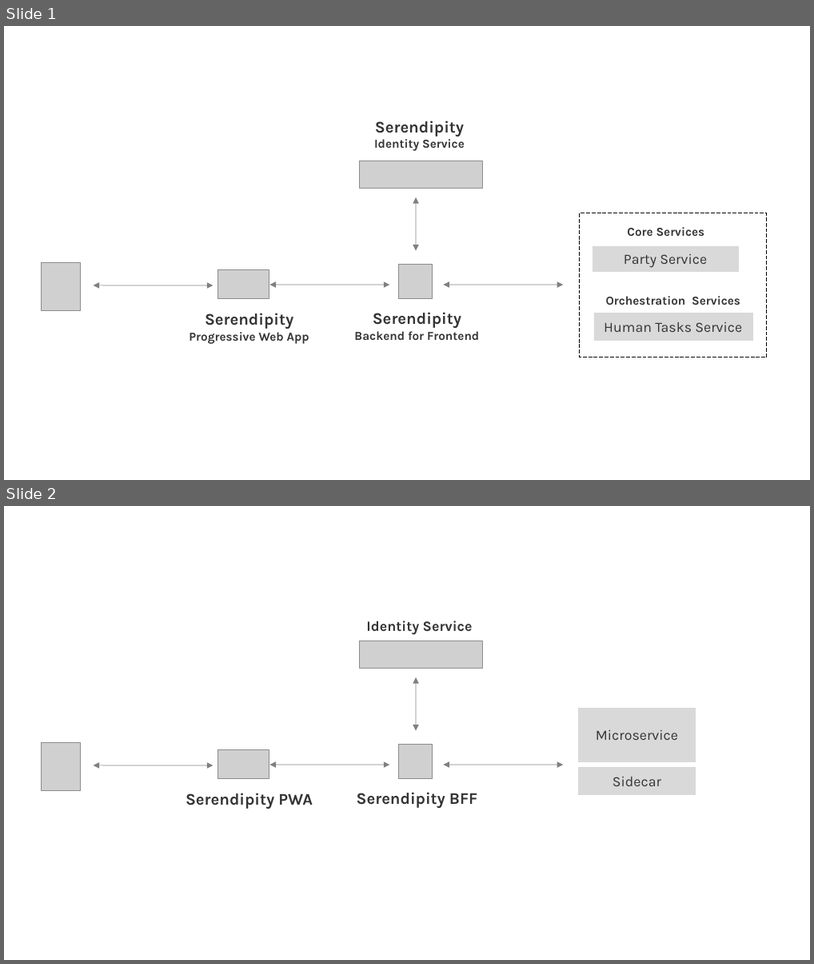
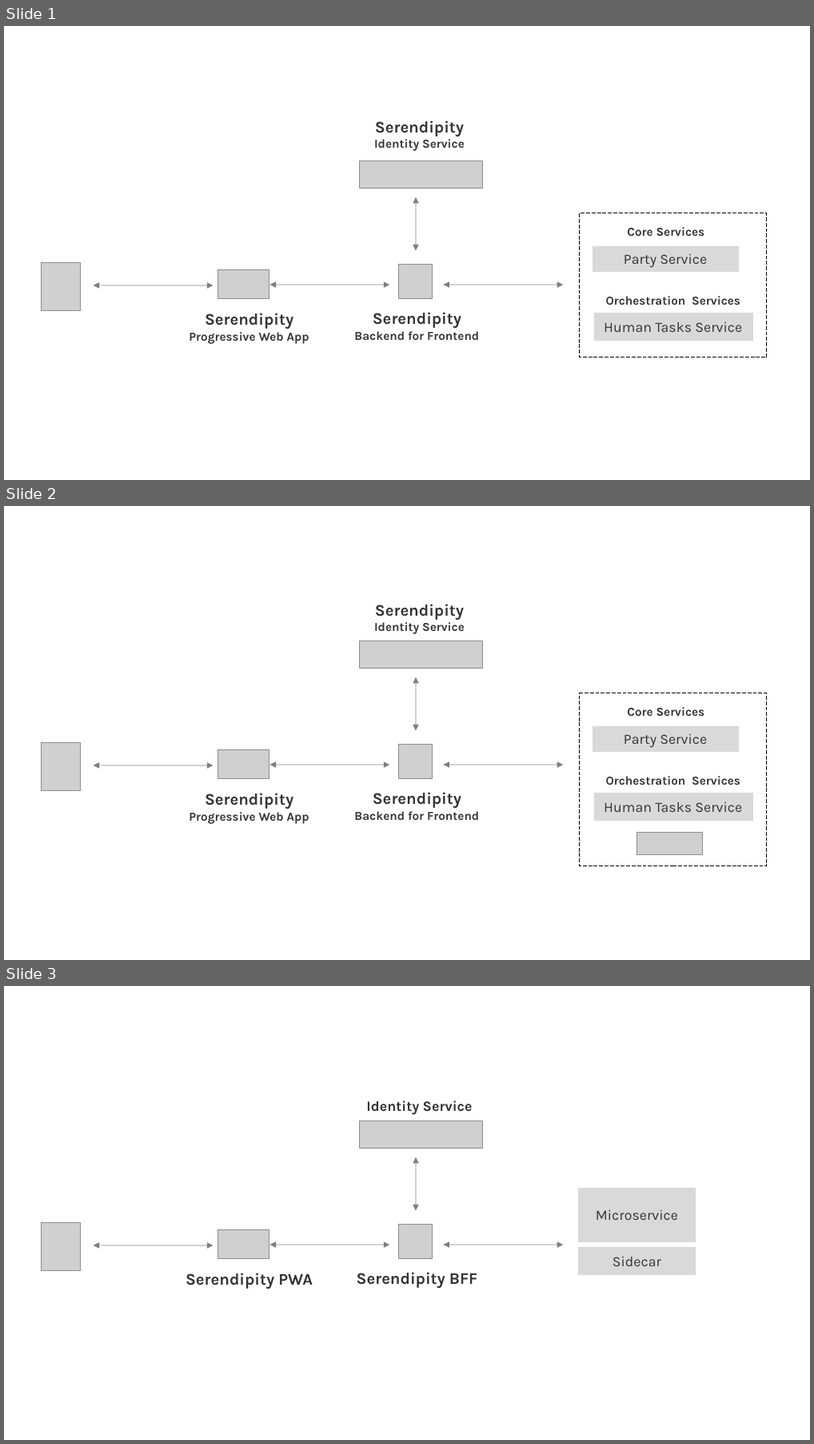
Before and after one commit to Robinyo/serendipity, a slide deck: docs/serendipity/architecture/diagrams/Serendipity-Architecture-Diagrams.odp. Shown one above the other, each under a label of ours: slides 1 and 2 before the commit, slides 1, 2 and 3 after it. The pictures are 814x964 and 814x1444 pixels, drawn with LibreOffice and Linux fonts; fonts in the diff are those of the drawing; grey boxes stand for pictures. Boxes give left, top, right and bottom in pixels: in the first picture for what was removed or moved away, otherwise in the second. Text is boxed around its words. In the diff, an @@ line names an element or a change of style, - is before the commit and + after.

```diff
--- a/docs/serendipity/architecture/diagrams/Serendipity-Architecture-Diagrams.odp
+++ b/docs/serendipity/architecture/diagrams/Serendipity-Architecture-Diagrams.odp
@@ slide 2 added at [4,506,810,960], background #FFFFFF @@
@@ text added at [374,604,465,634], 12 pt, text #353434, bold @@
+Serendipity
+Identity Service
@@ picture added at [360,641,483,668] @@
@@ freeform shape added at [416,677,416,731], outline #808080 0.51 pt @@
@@ rectangle added at [580,693,767,866], fill #FFFFFF, outline #000000 0 pt dashed @@
@@ text added at [627,707,706,716], 12 pt, text #353434, bold @@
+Core Services
@@ picture added at [42,742,80,791] @@
@@ picture added at [399,744,433,779] @@
@@ rectangle added at [593,726,738,751], fill #D9D9D9, outline #D9D9D9 0.51 pt, 14 pt, text #353434 @@
+Party Service
@@ freeform shape added at [94,765,214,765], outline #808080 0.51 pt @@
@@ picture added at [218,751,270,779] @@
@@ freeform shape added at [270,764,390,764], outline #808080 0.51 pt @@
@@ freeform shape added at [444,764,564,764], outline #808080 0.51 pt @@
@@ text added at [189,792,310,824], 12 pt, text #353434, bold @@
+Serendipity
+Progressive Web App
@@ text added at [354,792,479,820], 12 pt, text #353434, bold @@
+Serendipity
+Backend for Frontend
@@ rectangle added at [594,793,754,820], fill #D9D9D9, outline #D9D9D9 0.51 pt, 14 pt, text #353434 @@
+Human Tasks Service
@@ text added at [606,776,741,784], 12 pt, text #353434, bold @@
+Orchestration Services
@@ picture added at [638,832,703,854] @@
@@ what was slide 2 is now slide 3 @@
```
Also in this commit, not shown: 1 slide changed, 2 other files.
